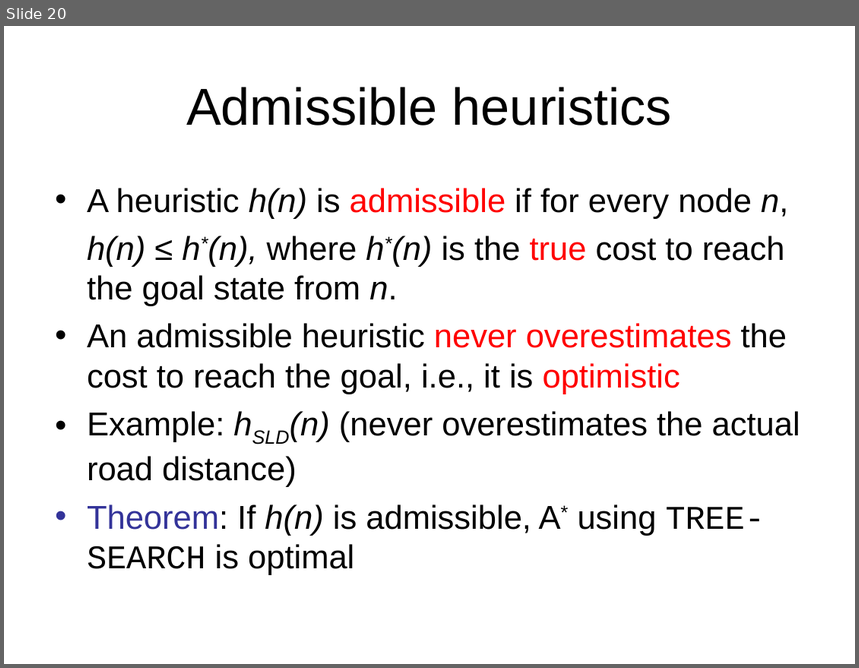
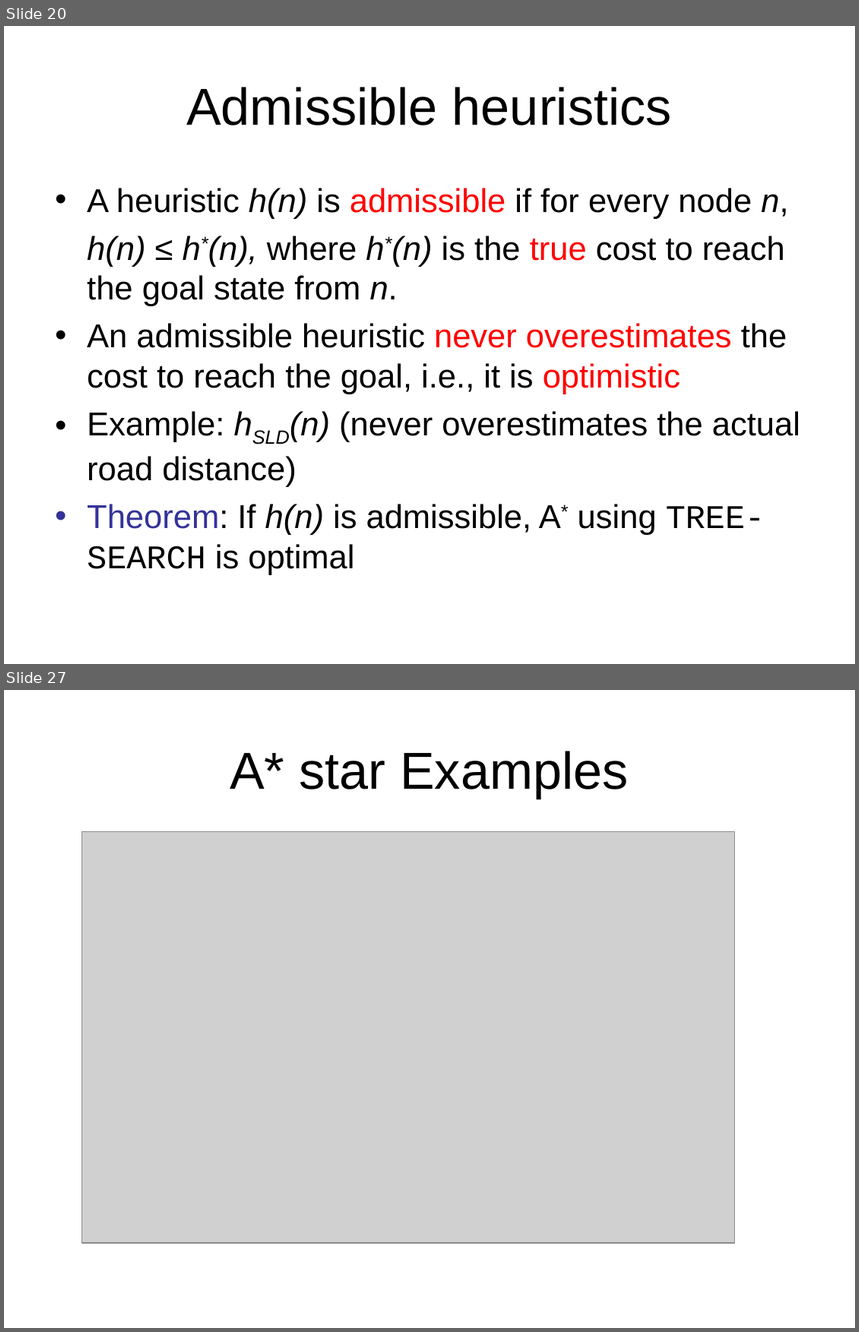
Before and after one commit to Rafi-afridi/Artificial_intelligence, a slide deck: Book slides/m4-heuristics.ppt. Shown one above the other, each under a label of ours: slide 20 before the commit, slides 20 and 27 after it; the slides between them are not shown. The pictures are 859x668 and 859x1332 pixels, drawn with LibreOffice and Linux fonts; fonts in the diff are those of the drawing; grey boxes stand for pictures. Boxes give left, top, right and bottom in pixels: in the first picture for what was removed or moved away, otherwise in the second. Text is boxed around its words. In the diff, an @@ line names an element or a change of style, - is before the commit and + after.

```diff
--- a/Book slides/m4-heuristics.ppt
+++ b/Book slides/m4-heuristics.ppt
@@ slide 27 added at [4,690,855,1328], background #FFFFFF @@
@@ title added at [230,751,628,799], 44 pt, text #000000 @@
+A* star Examples
@@ picture added at [82,832,735,1243] @@
```
Also in this commit, not shown: 1 slide changed, 9 other slides added, 7 other files.
